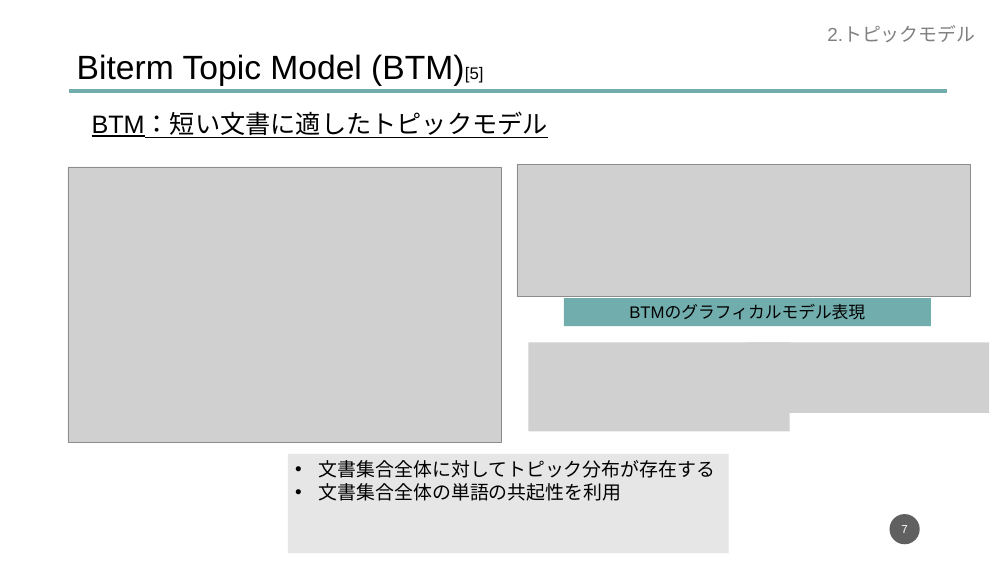
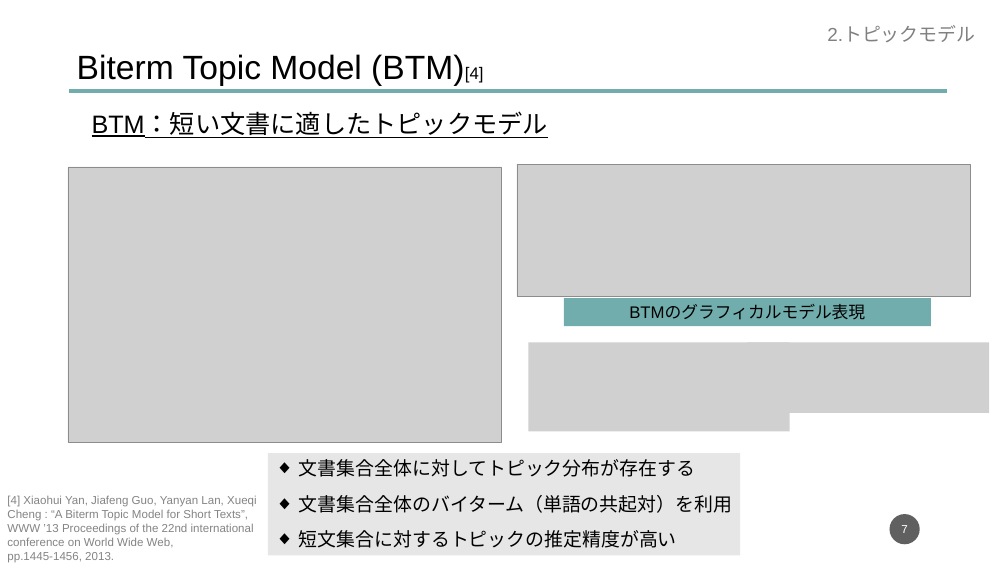
Before and after one commit to dora937nishikori/investigation, a slide deck: slide 7 of 修論/修論発表資料.pptx. Drawn at 1008x567 pixels with LibreOffice and Linux fonts; fonts in the diff are those of the drawing; grey boxes stand for pictures. Boxes give left, top, right and bottom in pixels: in the first picture for what was removed or moved away, otherwise in the second. Text is boxed around its words. In the diff, an @@ line names an element or a change of style, - is before the commit and + after.

```diff
--- a/修論/修論発表資料.pptx
+++ b/修論/修論発表資料.pptx
@@ text at [77, 54, 484, 86]: text changed @@
-Biterm Topic Model (BTM)[5]
+Biterm Topic Model (BTM)[4]
@@ rectangle "文書集合全体に対してトピック分布が存在する": place and size @@
-rectangle "文書集合全体に対してトピック分布が存在する" at [288, 454, 729, 553]
+rectangle "文書集合全体に対してトピック分布が存在する" at [268, 453, 740, 555]
@@ text in rectangle at [299, 459, 695, 477]: bullet • to ◆ @@
@@ text added at [7, 495, 257, 563], 11 pt, text #848484 @@
+[4] Xiaohui Yan, Jiafeng Guo, Yanyan Lan, Xueqi
+Cheng : “A Biterm Topic Model for Short Texts”,
+WWW ’13 Proceedings of the 22nd international
+conference on World Wide Web,
+pp.1445-1456, 2013.
@@ text in rectangle at [299, 495, 732, 548]: text changed @@
-• 文書集合全体の単語の共起性を利用
+◆ 文書集合全体のバイターム（単語の共起対）を利用
+◆ 短文集合に対するトピックの推定精度が高い
```
Also in this commit, not shown: 3 other slides changed.
